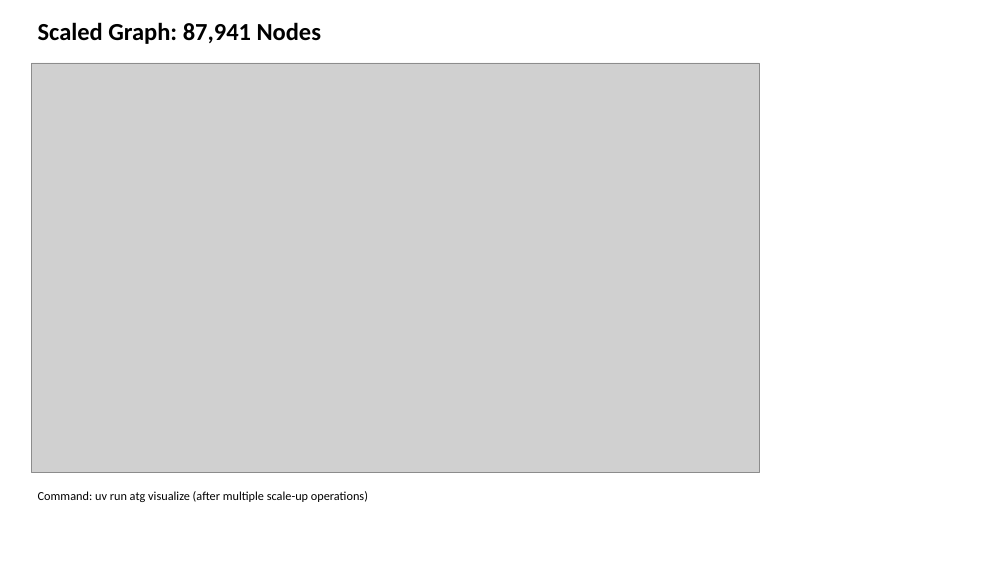
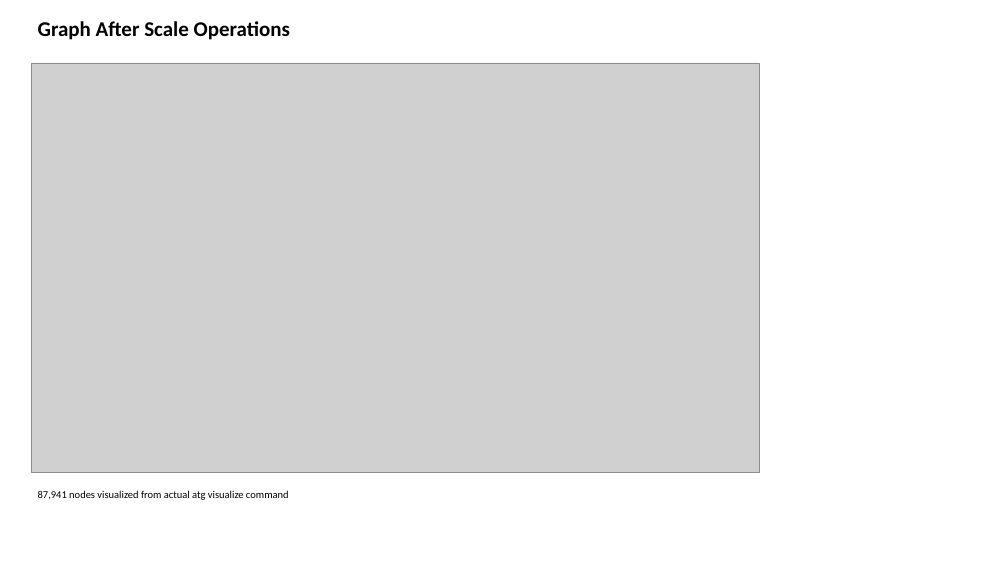
Before and after one commit to rysweet/azure-tenant-grapher, a slide deck: slide 8 of Scale_Operations_Implementation.pptx. Drawn at 1008x567 pixels with LibreOffice and Linux fonts; fonts in the diff are those of the drawing; grey boxes stand for pictures. Boxes give left, top, right and bottom in pixels: in the first picture for what was removed or moved away, otherwise in the second. Text is boxed around its words. In the diff, an @@ line names an element or a change of style, - is before the commit and + after.

```diff
--- a/Scale_Operations_Implementation.pptx
+++ b/Scale_Operations_Implementation.pptx
@@ text at <box>38,21,290,40</box>: text changed; size 28 to 24 pt @@
-Scaled Graph: 87,941 Nodes
+Graph After Scale Operations
@@ text at <box>38,490,289,500</box>: text changed; size 14 to 12 pt @@
-Command: uv run atg visualize (after multiple scale-up operations)
+87,941 nodes visualized from actual atg visualize command
```
Also in this commit, not shown: 9 other slides changed, 10 slides added.
